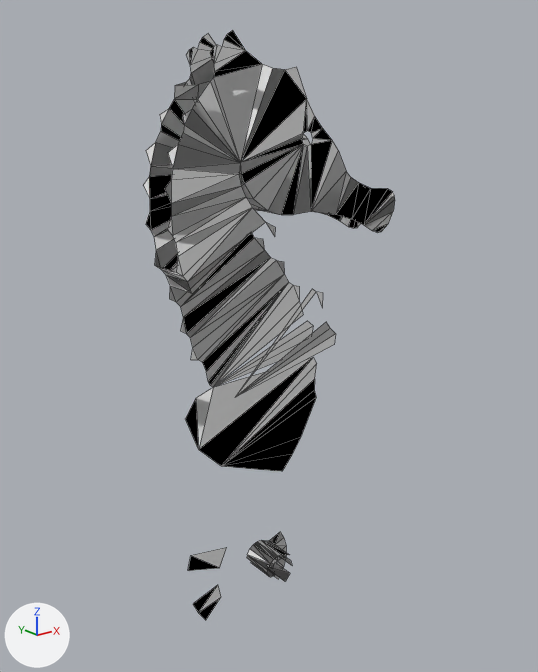
What one commit did to the OBJ model Assets/Resources/Marine/seahorse.obj.
Rendered twice from a camera (50 mm lens) standing at (-34.0, -32.1, 32.0) and looking at (-8.6, -0.3, 19.3). Lighting does not change. The marker at lower left points along +X, +Y and +Z. Mesh edges are drawn as thin lines. Where no turn or scale is listed for an object, it has been applied to the vertices.

Objects in the first picture: 'seahorse'.
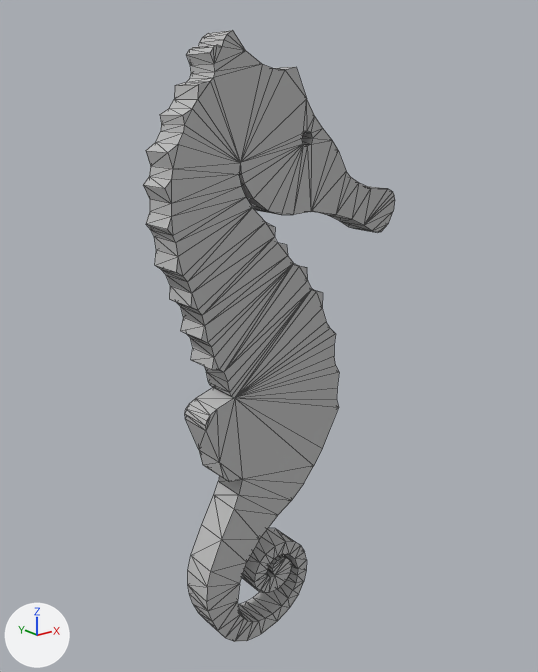
The newer file is also turned or shifted as a whole; pictures and numbers use the older file's frame.

Location of each change, [x1, y1, x2, y2] in pixels of the pictures (538 x 672 px):
'seahorse', reshaped: before [143, 30, 395, 620]; after [143, 30, 395, 642]
part 1 of me_seahorse, added: after [143, 30, 380, 642]
part 2 of me_seahorse, recoloured: before [143, 30, 395, 620]; after [156, 30, 395, 577]

The change in detail:
Material 'initialShadingGroup' (mat_initialshadinggroup) is new.
Its base color is (0.5, 0.5, 0.5) (grey #bcbcbc).
Its roughness is 1.0.
me_seahorse is used by ob_seahorse; location (0.0, 0.0, 0.0).
me_seahorse had 391 vertices, 270 faces and spanned x -16.1..-0.5, y -2.0..0.0, z 1.0..35.2.
me_seahorse now has 404 vertices, 808 faces and spans x -16.1..-0.5, y -2.0..0.0, z 1.0..35.2.
Part 1, on me_seahorse:
4 vertices are added at (-8.3, 0.0, 1.8), (-9.3, 0.0, 3.6), (-10.3, 0.0, 2.0), (-12.8, 0.0, 12.1).
9 new vertices lie (0.0, -2.0, 0.0) away from vertices in x -14.9..-8.4, y 0.0, z 2.2..22.4.
538 new faces join them.
me_seahorse part 2: 270 faces spanning x -16.1..-0.5, y -2.0..0.0, z 2.1..35.2 switch from no material to mat_initialshadinggroup (grey #bcbcbc).
me_seahorse part 3: the surface is now shaded flat.
